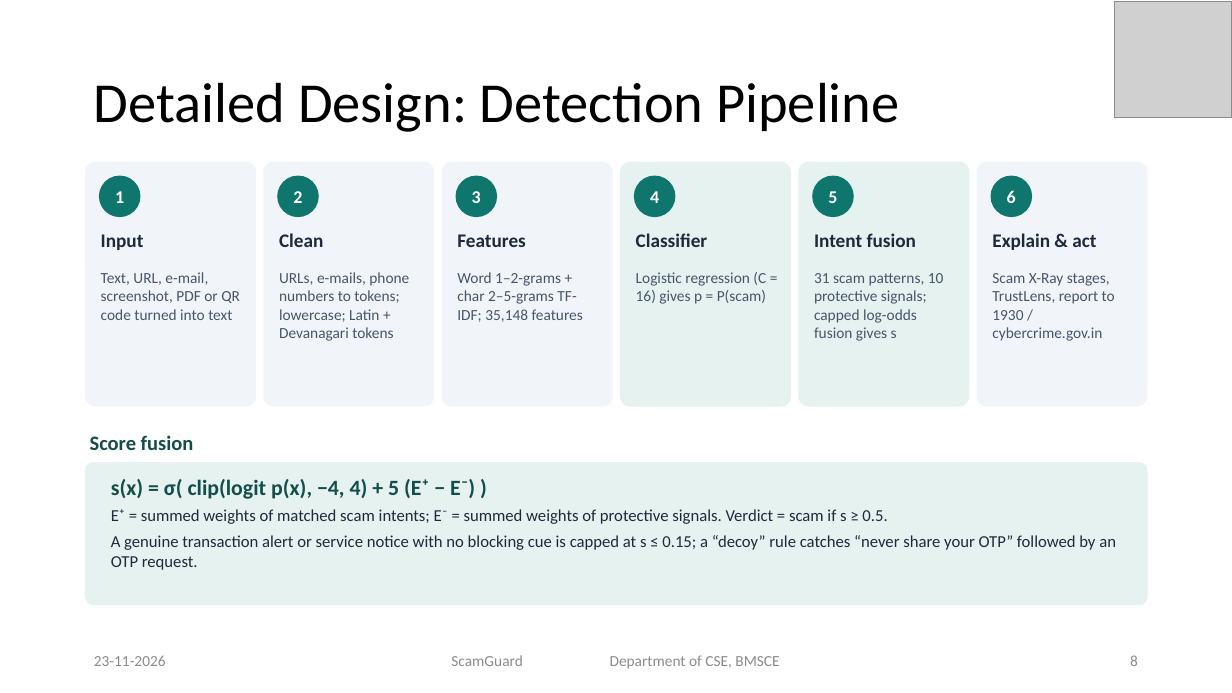
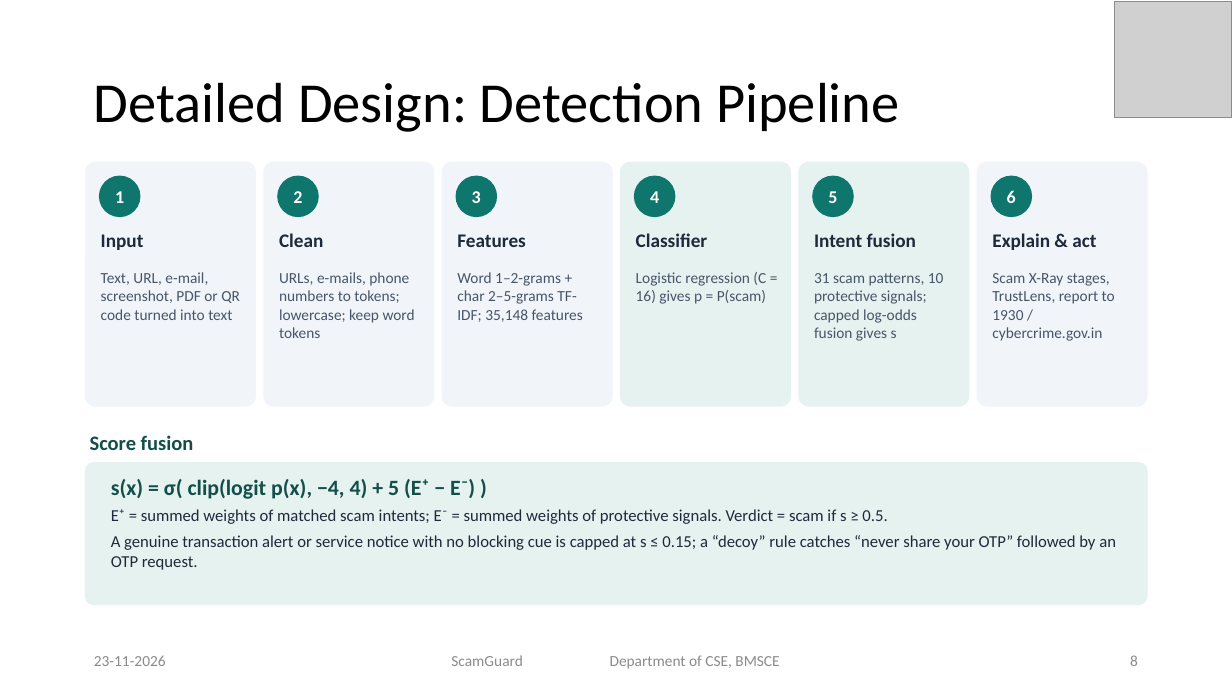
Before and after one commit to priyamthakur275/ScamGuard-AI, a slide deck: slide 8 of docs/presentation/ScamGuard_Final_Presentation.pptx. Drawn at 1232x693 pixels with LibreOffice and Linux fonts; fonts in the diff are those of the drawing; grey boxes stand for pictures. Boxes give left, top, right and bottom in pixels: in the first picture for what was removed or moved away, otherwise in the second. Text is boxed around its words. In the diff, an @@ line names an element or a change of style, - is before the commit and + after.

Commit message:
Report and PPT: remove remaining language-specific mentions

```diff
--- a/docs/presentation/ScamGuard_Final_Presentation.pptx
+++ b/docs/presentation/ScamGuard_Final_Presentation.pptx
@@ text at [279,272,415,338]: text changed @@
-URLs, e-mails, phone numbers to tokens; lowercase; Latin + Devanagari tokens
+URLs, e-mails, phone numbers to tokens; lowercase; keep word tokens
```
Also in this commit, not shown: 5 other files.
